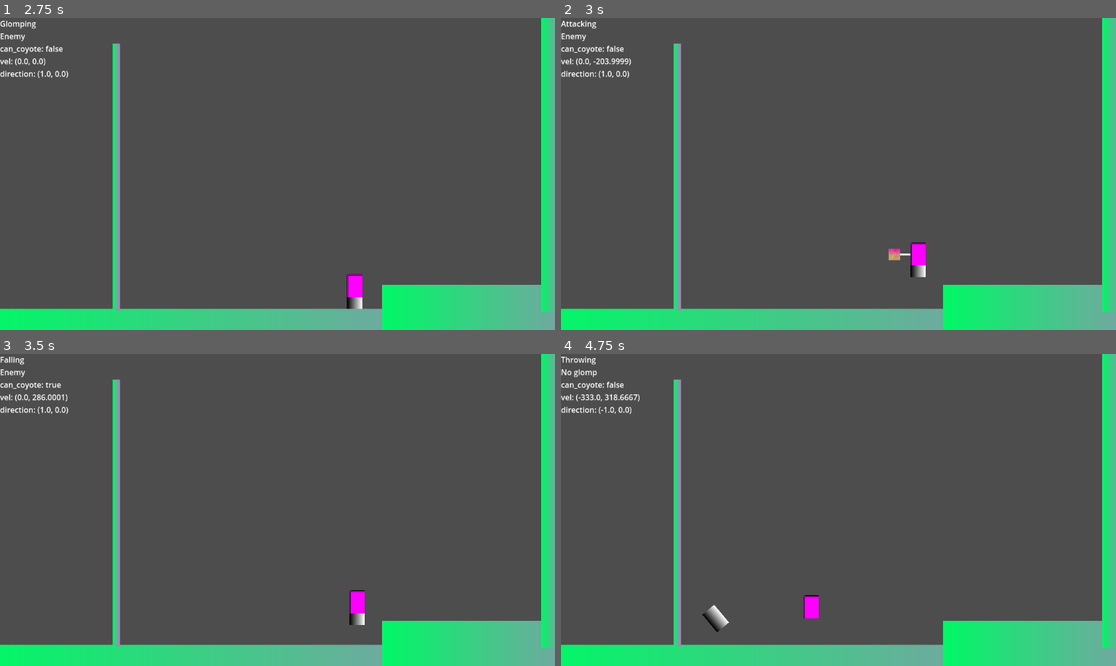
Above: before the commit, frames 1-4 (two rows, left to right).
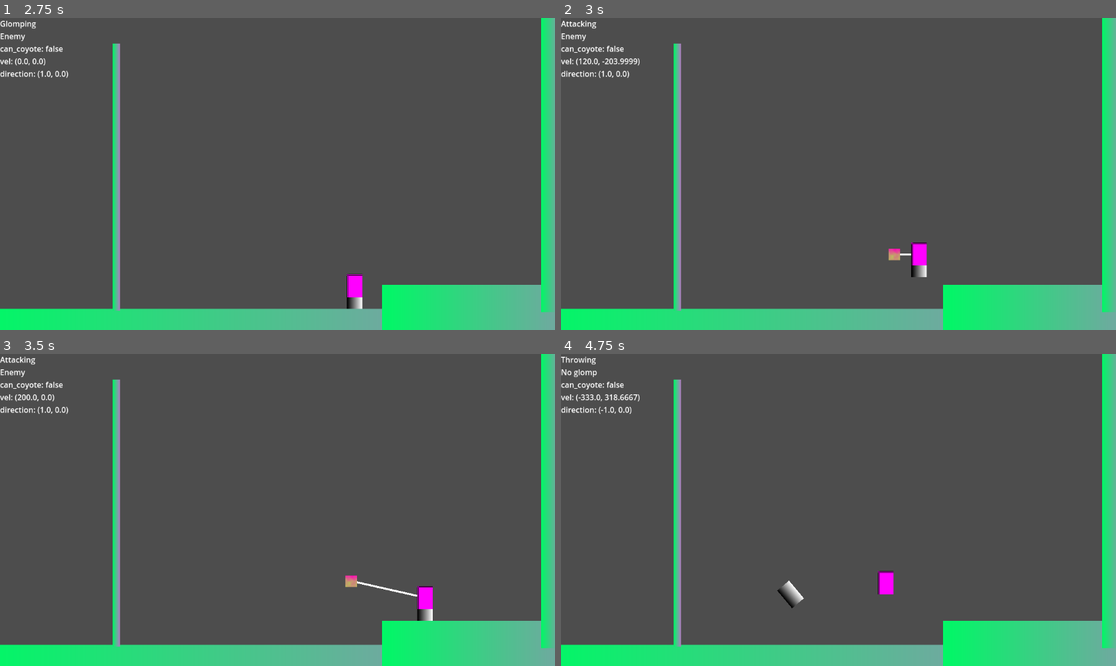
Above: after the commit, the same moments.

Repository: b3e3e3/ultimate-glomp
Game: Godot game, scene res://sandbox.tscn
Two runs of this game, one before a commit and one after it. Both use one fixed random seed, a clock stepped at 60 frames per second and the inputs below.
Inputs (mouse positions are in pixels of both pictures, inside the frame that each line leads up to):
- Up to frame 1 (2.75 s): tap Enter at 0.5, 1.35 s; move the mouse to (399, 158) at 0.52 s; hold D (move_right) 0.53-1.28 s; click (399, 158) at 0.6 s; tap Space (jump) at 0.77, 1.52 s; move the mouse to (166, 189) at 1.27 s; hold S (move_down) 1.28-2.03 s; move the mouse to (333, 105) at 2.02 s; hold D (move_right) from 2.03 s (still down); tap Keypad Enter at 2.1 s
- Up to frame 2 (3 s): tap Space (jump) at 2.75 s; move the mouse to (810, 236) at 2.77 s; release D (move_right) at 2.78 s; hold W (move_up) from 2.78 s (still down); tap C at 2.85 s; click (810, 236) at 2.92 s
- Up to frame 3 (3.5 s): keep holding W (move_up); tap Space (jump) at 3.02 s
- Up to frame 4 (4.75 s): move the mouse to (1005, 556) at 3.52 s; release W (move_up) at 3.53 s; hold A (move_left) from 3.53 s (still down); tap Tab at 3.6 s; tap Space (jump) at 3.77, 4.52 s; move the mouse to (672, 463) at 4.27 s; tap R at 4.35 s

Frame 1 is identical in both runs. In frame 2, 0.2% of the frame differs, in the area x 3-66%, y 12-84%; in frame 3, 1.0%, in the area x 0-78%, y 0-87%; in frame 4, 0.8%.

Commit message:
no disruption when attacking midair

Diff:
--- a/character/player/state/attacking.gd
+++ b/character/player/state/attacking.gd
@@ -1,6 +1,7 @@
 class_name PlayerAttackingState extends PlayerState
 
 @onready var falling_state: State = $"../Falling"
+@onready var climbing_state: State = $"../Climbing"
 
 func on_enter(previous_state: State, data := {}) -> void:
 	if data.get(&'just_climbed', false):
@@ -15,7 +16,10 @@
 func on_physics_update(delta: float) -> void:
 	super.on_physics_update(delta)
 
+	if check_for_climbing():
+		goto(climbing_state)
+
 	if character.is_on_floor():
 		character.move(0.0)
 	else:
-		character.move(0.0, falling_state.air_move_speed, falling_state.air_accel_speed, falling_state.air_decel_speed)
+		character.move(character.direction.x, falling_state.air_move_speed, falling_state.air_accel_speed, falling_state.air_decel_speed)
